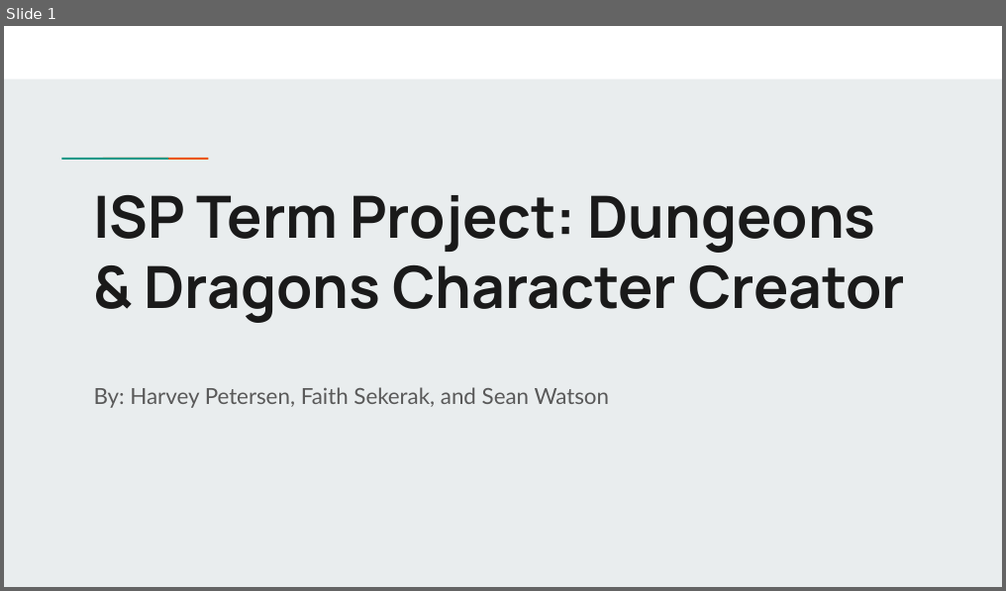
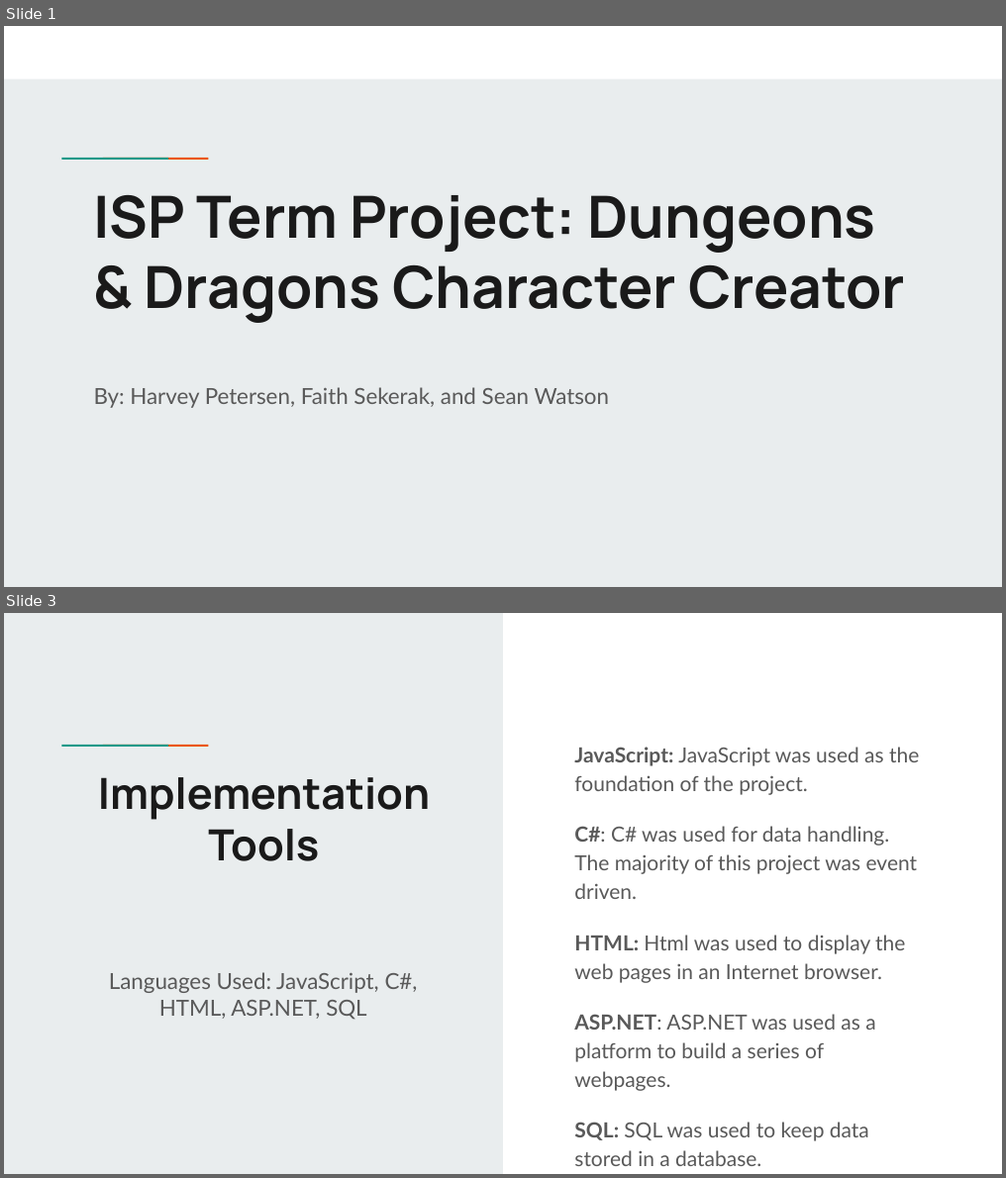
Before and after one commit to harvp/DnD, a slide deck: ISPTermProjectPresentation.pptx. Shown one above the other, each under a label of ours: slide 1 before the commit, slides 1 and 3 after it; the slides between them are not shown. The pictures are 1006x591 and 1006x1178 pixels, drawn with LibreOffice and Linux fonts; fonts in the diff are those of the drawing. Boxes give left, top, right and bottom in pixels: in the first picture for what was removed or moved away, otherwise in the second. Text is boxed around its words. In the diff, an @@ line names an element or a change of style, - is before the commit and + after.

```diff
--- a/ISPTermProjectPresentation.pptx
+++ b/ISPTermProjectPresentation.pptx
@@ slide 3 added at (x1=4, y1=613, x2=1002, y2=1174), background #FFFFFF; not listed: 2 template elements that a slide beside it also shows @@
@@ rectangle added at (x1=4, y1=613, x2=503, y2=1173), fill #E9EDEE @@
@@ text added at (x1=574, y1=747, x2=919, y2=1166), 15 pt, text #595959 @@
+JavaScript: JavaScript was used as the foundation of the project.
+C#: C# was used for data handling. The majority of this project was event driven.
+HTML: Html was used to display the web pages in an Internet browser.
+ASP.NET: ASP.NET was used as a platform to build a series of webpages.
+SQL: SQL was used to keep data stored in a database.
@@ title added at (x1=98, y1=777, x2=430, y2=861), 31 pt, text #1A1A1A, bold @@
+Implementation Tools
@@ subtitle added at (x1=109, y1=972, x2=418, y2=1020), 16 pt, text #595959 @@
+Languages Used: JavaScript, C#, HTML, ASP.NET, SQL
```
Also in this commit, not shown: 3 other slides added, 4 slides removed, 2 other files.
